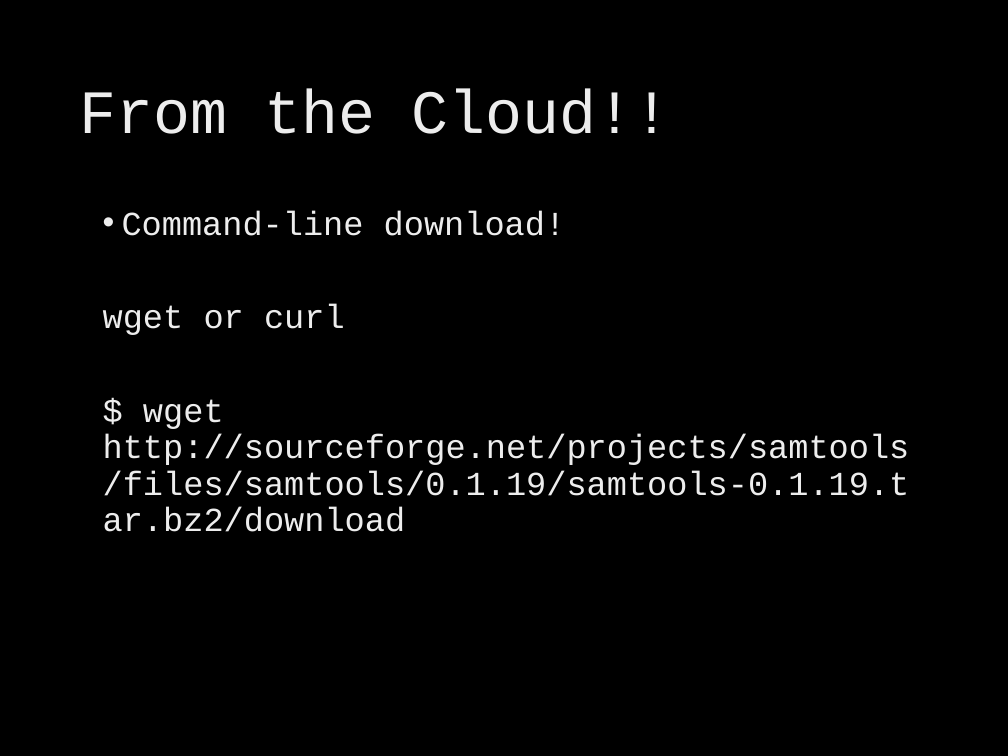
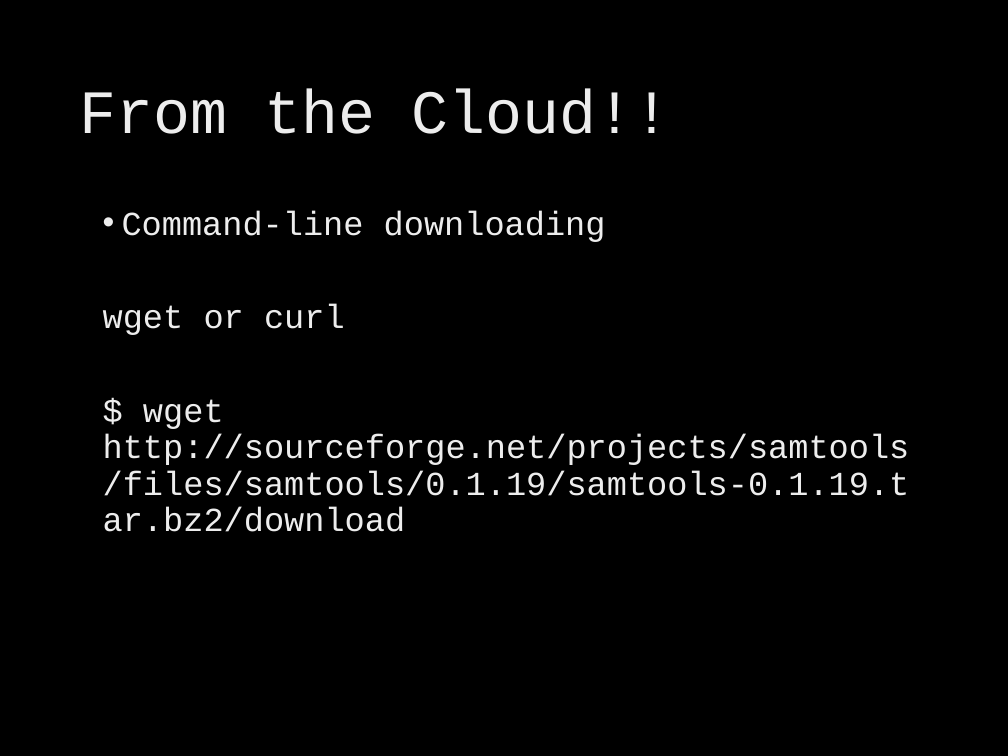
Before and after one commit to brevans/MPS_Workshop, a slide deck: slide 12 of presentations/intro pipelines.pptx (slide 11 before the commit). Drawn at 1008x756 pixels with LibreOffice and Linux fonts; fonts in the diff are those of the drawing; background and template pictures are left out. Boxes give left, top, right and bottom in pixels: in the first picture for what was removed or moved away, otherwise in the second. Text is boxed around its words. In the diff, an @@ line names an element or a change of style, - is before the commit and + after.

```diff
--- a/presentations/intro pipelines.pptx
+++ b/presentations/intro pipelines.pptx
@@ text at (122,210,606,242): text changed @@
-• Command-line download!
+• Command-line downloading
```
Also in this commit, not shown: 9 other slides changed, 5 slides added, 3 slides removed.
